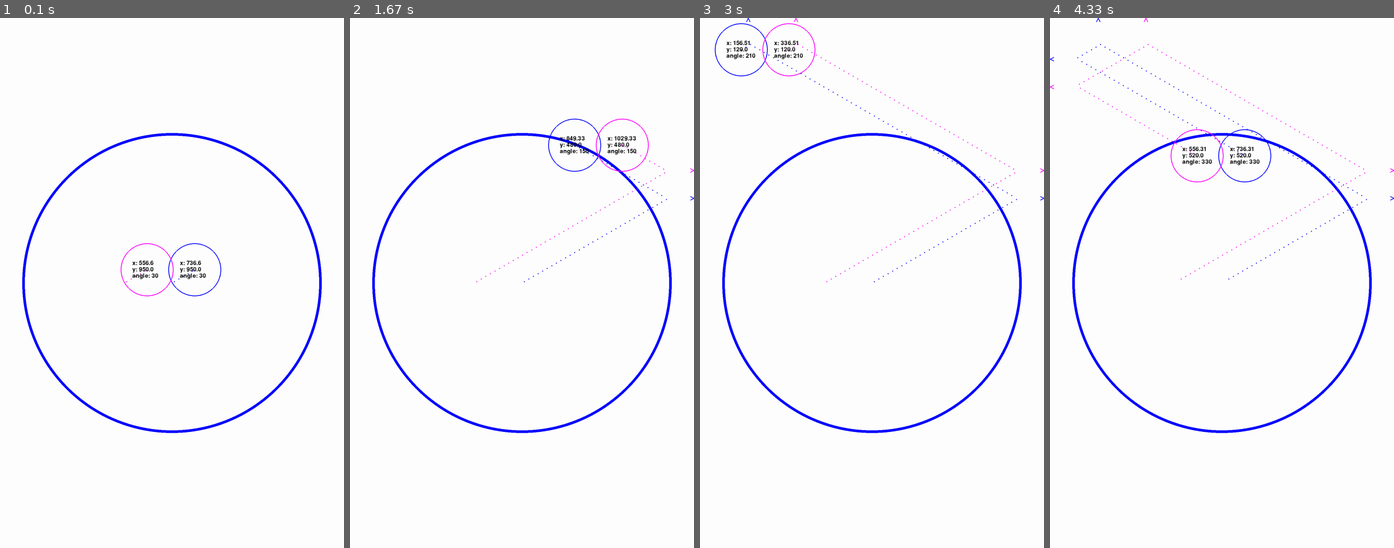
Above: before the commit, frames 1-4 (left to right).
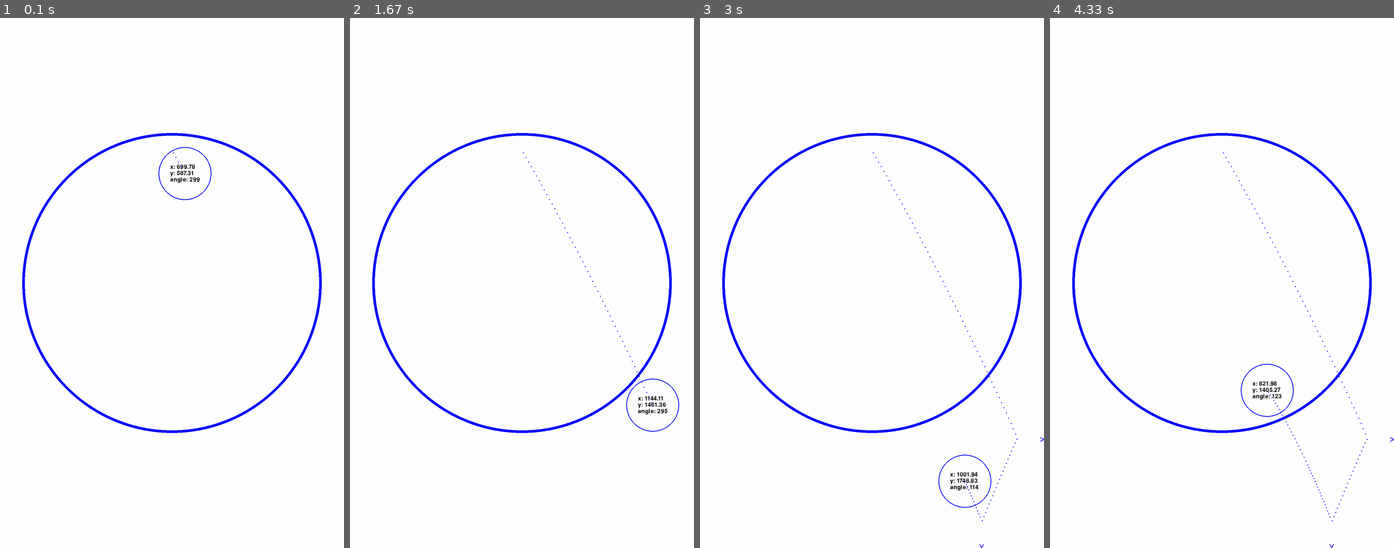
Above: after the commit, the same moments.

Repository: Archanciel/Learning_Pygame
Game: pygame game, started from bouncing_ball_imperfect_collide/move_particle_basic.py
Two runs of this game, one before a commit and one after it. Both use one fixed random seed, a clock stepped at 60 frames per second and the inputs below.
Inputs:
- Up to frame 1 (0.1 s): no input
- Up to frame 2 (1.67 s): no input
- Up to frame 3 (3 s): no input
- Up to frame 4 (4.33 s): no input

The runs differ from the first frame. In frame 1, 0.7% of the frame differs, in the area x 35-65%, y 24-53%; in frame 2, 0.9%; in frame 3, 1.0%; in frame 4, 1.1%, in the area x 0-100%, y 0-100%.

Commit message:
added gravity, elasticity and drag

Diff:
--- a/bouncing_ball_imperfect_collide/move_particle_basic.py
+++ b/bouncing_ball_imperfect_collide/move_particle_basic.py
@@ -72,7 +72,7 @@
 	(width, height) = (1300, 2000)
 	screen = pygame.display.set_mode((width, height), pygame.FULLSCREEN)
 else:
-	(width, height) = (800, 1000)
+	(width, height) = (800, 800)
 	os.environ['SDL_VIDEO_WINDOW_POS'] = '100,15'
 	screen = pygame.display.set_mode((width, height))
 
@@ -94,35 +94,40 @@
 angleTwelth = 360 / 12
 
 if os.name == 'posix':
-	for i in range(2, 3):
+	for i in range(5, 6):
 		# example: angle of 60 degrees Y axis based (i = 2) corresponds to
 		# angle of 30 degrees X axis based (i = 1)
 		angleDeg = i * angleTwelth
 		my_particles.append(
-			ParticleDisplayPosAndTraject(screen=screen, x=circleX, y=circleY, radius=100, color=BLUE,
-													   thickness=3, angleDeg=angleDeg, speed=10))
+			ParticleDisplayPosAndTraject(screen=screen, x=circleX, y=circleY/2
+			, radius=100, color=BLUE, thickness=3, angleDeg=angleDeg, speed=10))
+#		my_particles.append(
+#			Particle(screen=screen, x=circleX, y=circleY, radius=100, color=RED,
+#													   thickness=3, angleDeg=angleDeg, speed=10))
 	for i in range(1, 2):
-		# example: angle of 30 degrees X axis based (i = 1) corresponds to
-		# angle of 60 degrees Y axis based (i = 2)
-		angleDeg = i * angleTwelth
-		my_particles.append(
-			ParticleDisplayPosAndTrajectAngleFromXAxis(screen=screen, x=circleX - SECOND_PARTICLE_X_SHIFT, y=circleY, radius=100, color=MAGENTA,
-													   thickness=3, angleDeg=angleDeg, speed=10))
+		pass
+#		# example: angle of 30 degrees X axis based (i = 1) corresponds to
+#		# angle of 60 degrees Y axis based (i = 2)
+#		angleDeg = i * angleTwelth
+#		my_particles.append(
+#			ParticleDisplayPosAndTrajectAngleFromXAxis(screen=screen, x=circleX - SECOND_PARTICLE_X_SHIFT, y=circleY, radius=100, color=MAGENTA,
+#													   thickness=3, angleDeg=angleDeg, speed=10))
 else:
 	for i in range(7, 8):
 		# example: angle of 60 degrees Y axis based (i = 2) corresponds to
 		# angle of 30 degrees X axis based (i = 1)
 		angleDeg = i * angleTwelth
 		my_particles.append(
-			ParticleDisplayPosAndTraject(screen=screen, x=circleX, y=circleY, radius=70, color=BLUE,
-													   thickness=1, angleDeg=angleDeg, speed=1))
+			ParticleDisplayPosAndTraject(screen=screen, x=circleX, y=circleY / 2, radius=70, color=BLUE,
+													   thickness=1, angleDeg=angleDeg, speed=5))
 	for i in range(8, 9):
 		# example: angle of 30 degrees X axis based (i = 1) corresponds to
 		# angle of 60 degrees Y axis based (i = 2)
-		angleDeg = i * angleTwelth
-		my_particles.append(
-			ParticleDisplayPosAndTrajectAngleFromXAxis(screen=screen, x=circleX - SECOND_PARTICLE_X_SHIFT, y=circleY, radius=70, color=MAGENTA,
-																   thickness=1, angleDeg=angleDeg, speed=1))
+		pass
+		# angleDeg = i * angleTwelth
+		# my_particles.append(
+		# 	ParticleDisplayPosAndTrajectAngleFromXAxis(screen=screen, x=circleX - SECOND_PARTICLE_X_SHIFT, y=circleY, radius=70, color=MAGENTA,
+		# 														   thickness=1, angleDeg=angleDeg, speed=1))
 #if os.name == 'posix':
 #	for i in range(1, 13):
 #		angleDeg = i * angleTwelth
@@ -153,8 +158,8 @@
 			pygame.draw.circle(screen, BLUE, (round(circleX), round(circleY)), round(circleR), 1)
 
 		for particle in my_particles:
-			particle.move()
-			particle.bounce()
+			particle.moveGravity()
+			particle.bounceElasticity()
 			particle.display()
 
 		pygame.display.flip()
--- a/bouncing_ball_imperfect_collide/particle.py
+++ b/bouncing_ball_imperfect_collide/particle.py
@@ -6,6 +6,10 @@
 BOUNCE_ARROW_RIGHT = 3
 BOUNCE_ARROW_BOTTOM = 4
 BOUNCE_ARROW_LEFT = 5
+
+GRAVITY = (math.pi, 0.02)
+DRAG = 0.999
+ELASTICITY = 0.75
 
 class Particle:
 	def __init__(self, screen, x, y, radius, color, thickness, angleDeg, speed):
@@ -19,16 +23,19 @@
 		self.color = color
 		self.thickness = thickness
 
-	def move(self, angleRad = 0):
-		if angleRad == 0:
-			angleRad = self.angleRad
-
+	def move(self):
 		# angleRad is the clockwise angle in radians with 0 rad corresponding
 		# to 12 o'clock'
-		dx = self.speed * math.sin(angleRad)
-		dy = self.speed * math.cos(angleRad)
+		dx = self.speed * math.sin(self.angleRad)
+		dy = self.speed * math.cos(self.angleRad)
 		self.x += dx
 		self.y -= dy
+
+	def moveGravity(self):
+
+		self.angleRad, self.speed = self.addAngleSpeedVector((self.angleRad, self.speed), GRAVITY)
+		self.move()
+		self.speed *= DRAG
 
 	def bounce(self):
 		width, height = self.screen.get_size()
@@ -63,6 +70,43 @@
 			# storing bounce mark location coordinates
 			self.storeBounceLocationData(self.x, 0, BOUNCE_ARROW_TOP)
 
+	def bounceElasticity(self):
+		width, height = self.screen.get_size()
+
+		if self.angleRad > 2 * math.pi:
+			# avoid displaying a negative value for the angle in degree. Useful only if window height > window width,
+			# at least om Windows !
+			self.angleRad -= 2 * math.pi
+
+		if self.x > width - self.radius:
+			self.x = 2 * (width - self.radius) - self.x
+			self.angleRad = -self.angleRad
+
+			# storing bounce mark location coordinates
+			self.storeBounceLocationData(width, self.y, BOUNCE_ARROW_RIGHT)
+			self.speed *= ELASTICITY
+		elif self.x < self.radius:
+			self.x = 2 * self.radius - self.x
+			self.angleRad = -self.angleRad
+
+			# storing bounce mark location coordinates
+			self.storeBounceLocationData(0, self.y, BOUNCE_ARROW_LEFT)
+			self.speed *= ELASTICITY
+		if self.y > height - self.radius:
+			self.y = 2 * (height - self.radius) - self.y
+			self.angleRad = math.pi - self.angleRad
+
+			# storing bounce mark location coordinates
+			self.storeBounceLocationData(self.x, height, BOUNCE_ARROW_BOTTOM)
+			self.speed *= ELASTICITY
+		elif self.y < self.radius:
+			self.y = 2 * self.radius - self.y
+			self.angleRad = math.pi - self.angleRad
+
+			# storing bounce mark location coordinates
+			self.storeBounceLocationData(self.x, 0, BOUNCE_ARROW_TOP)
+			self.speed *= ELASTICITY
+
 	def storeBounceLocationData(self, bounceX, bounceY, bounceDirection):
 		# storing bounce mark location coordinates, implemented by sub classes
 		pass
@@ -72,3 +116,18 @@
 			pygame.draw.circle(self.screen, self.color, (self.x, self.y), self.radius, self.thickness)
 		else:
 			pygame.draw.circle(self.screen, self.color, (round(self.x), round(self.y)), self.radius, self.thickness)
+
+	def addAngleSpeedVector(self, vector1, vector2):
+
+		x1 = math.sin(vector1[0]) * vector1[1]
+		y1 = math.cos(vector1[0]) * vector1[1]
+
+		x2 = math.sin(vector2[0]) * vector2[1]
+		y2 = math.cos(vector2[0]) * vector2[1]
+
+		xSum = x1 + x2
+		ySum = y1 + y2
+		speedSum = math.hypot(xSum, ySum)
+		angleSum = (math.pi / 2) - math.atan2(ySum, xSum)
+
+		return (angleSum, speedSum)
--- a/bouncing_ball_imperfect_collide/particledisplayposandtraject.py
+++ b/bouncing_ball_imperfect_collide/particledisplayposandtraject.py
@@ -9,7 +9,7 @@
 
 #bounce tracing constants
 
-MAX_BOUNCE_TRAJECTS = 4 # number of ball trajects to display
+MAX_BOUNCE_TRAJECTS = 10 # number of ball trajects to display
 BALL_TRACING_POINT_SIZE = 2
 BALL_TRACING_STEP_SIZE = 10 # defines the number of pixels after which a tracing point is drawned on screen
 
